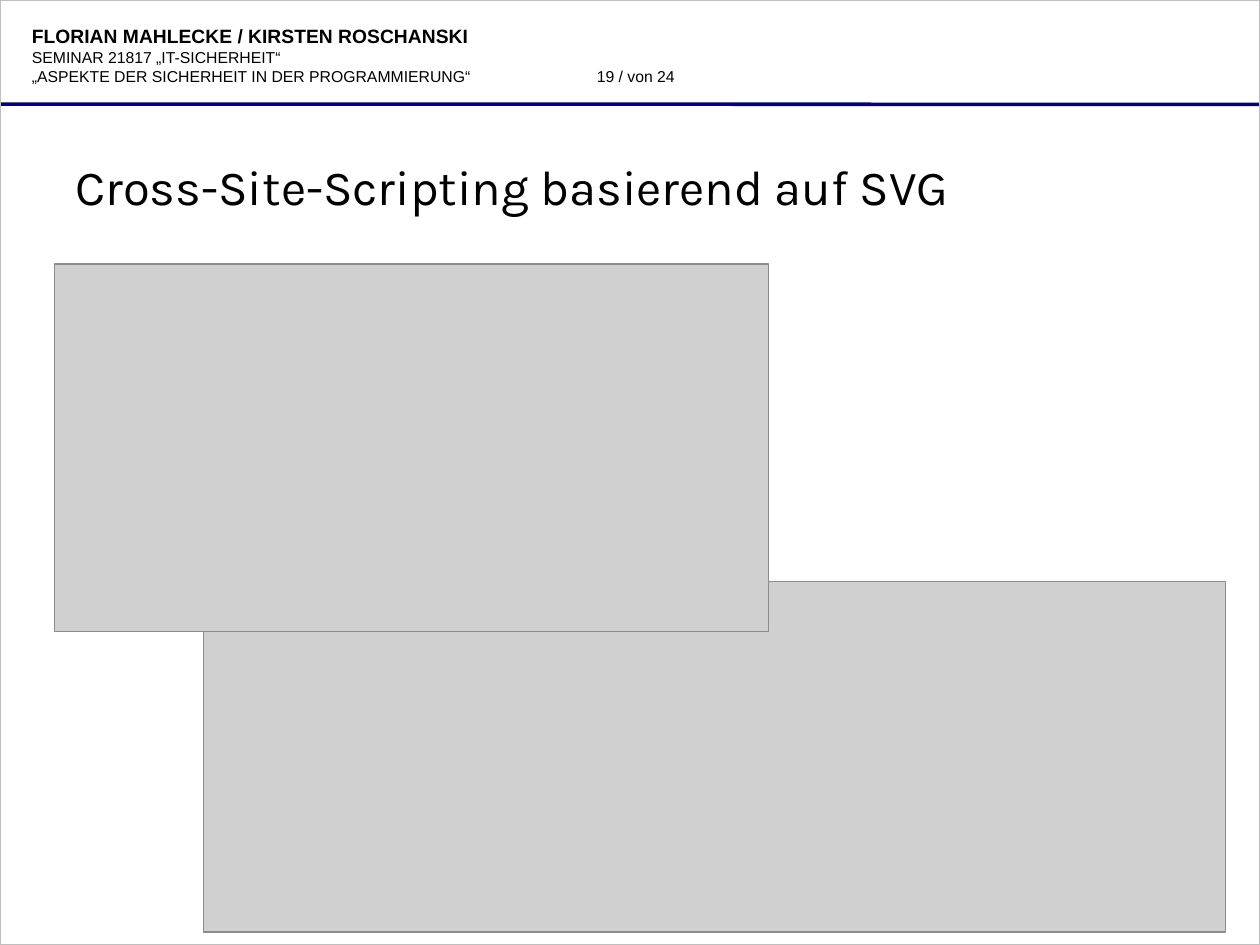
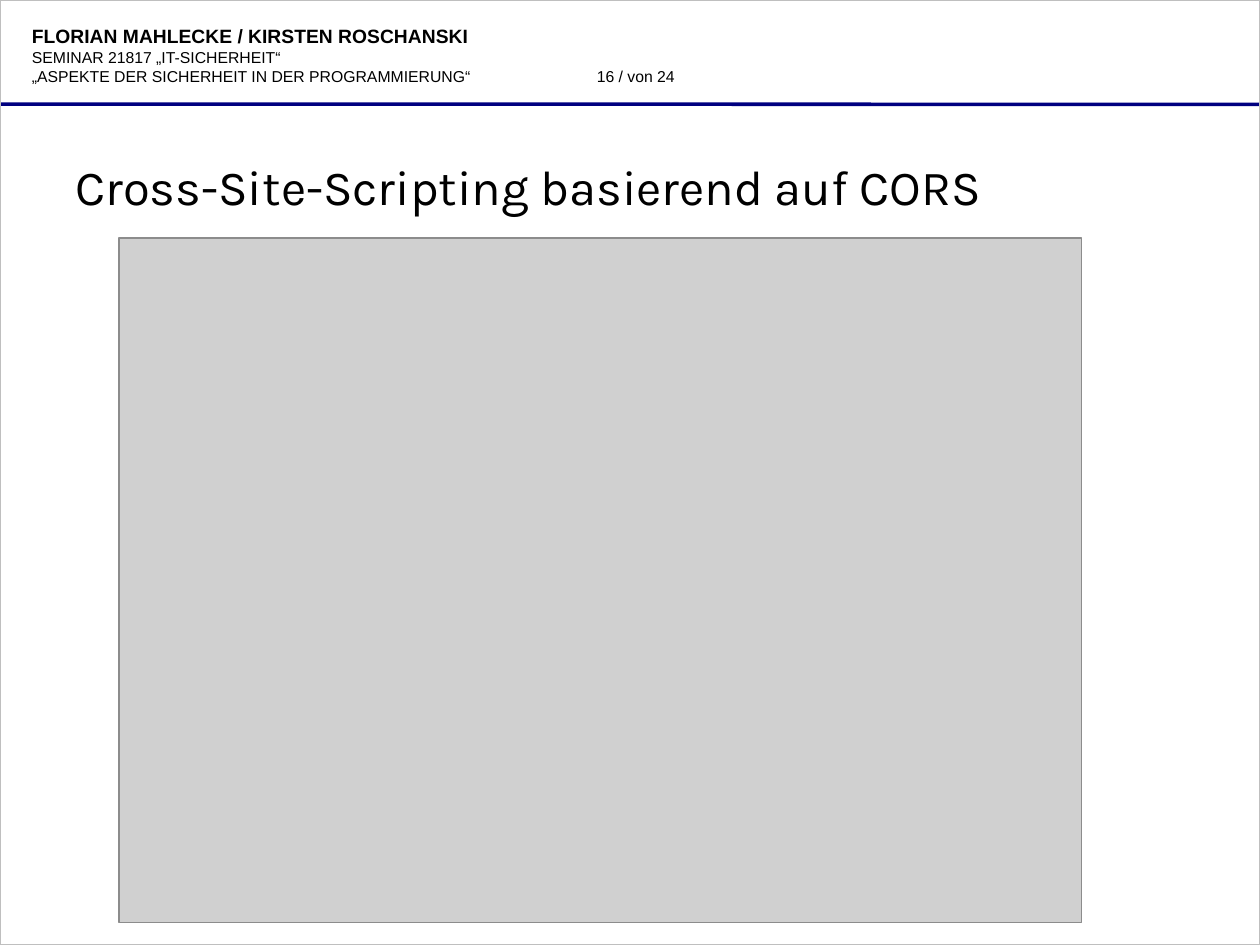
Before and after one commit to katgirl/FernUni, a slide deck: slide 16 of praesentation/21817-folien-9053522,8632014-roschanski,mahlecke-aspekte_der_sicheren_programmierung.odp (slide 19 before the commit). Drawn at 1260x945 pixels with LibreOffice and Linux fonts; fonts in the diff are those of the drawing; grey boxes stand for pictures; background and template pictures are left out. Boxes give left, top, right and bottom in pixels: in the first picture for what was removed or moved away, otherwise in the second. Text is boxed around its words. In the diff, an @@ line names an element or a change of style, - is before the commit and + after.

```diff
--- a/praesentation/21817-folien-9053522,8632014-roschanski,mahlecke-aspekte_der_sicheren_programmierung.odp
+++ b/praesentation/21817-folien-9053522,8632014-roschanski,mahlecke-aspekte_der_sicheren_programmierung.odp
@@ page number at (597,71,675,82): text changed @@
-19 / von 24
+16 / von 24
@@ title at (76,171,981,217): text changed @@
-Cross-Site-Scripting basierend auf SVG
+Cross-Site-Scripting basierend auf CORS
@@ picture: place and size @@
-picture at (203,582,1225,932)
+picture at (118,238,1081,922)
@@ picture removed at (54,265,769,631) @@
```
Also in this commit, not shown: 9 other slides changed, 1 slide removed, 4 other files.
